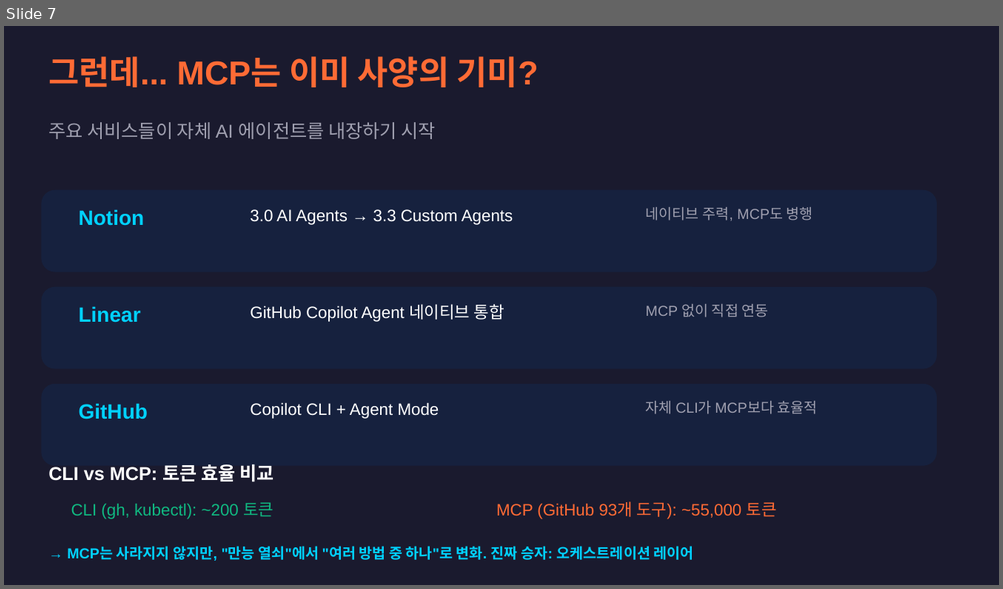
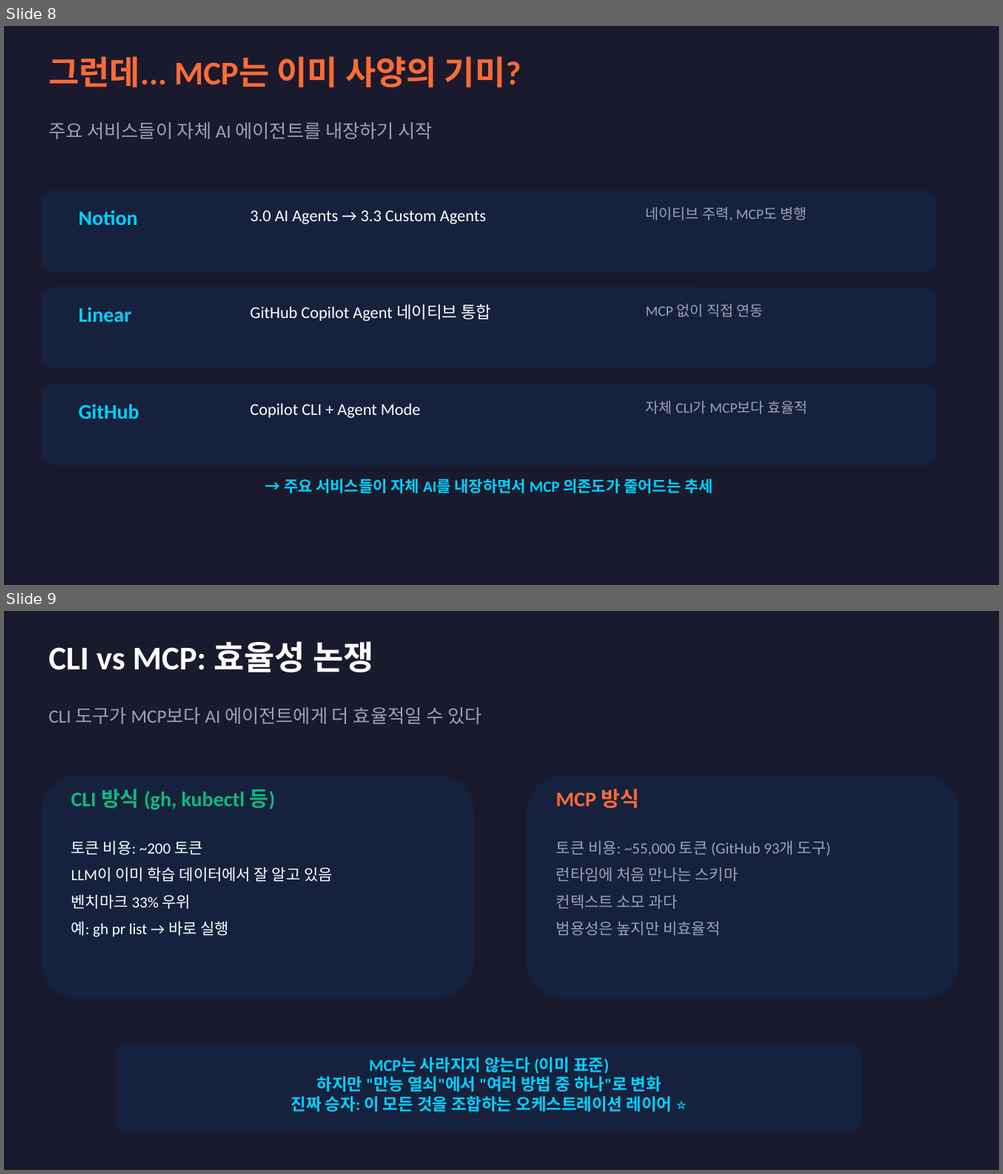
Before and after one commit to givethedog/ppt-maker, a slide deck: AI_트렌드_2025-2026.pptx. Shown one above the other, each under a label of ours: slide 7 before the commit, slides 8 and 9 after it. The pictures are 1003x589 and 1003x1174 pixels, drawn with LibreOffice and Linux fonts; fonts in the diff are those of the drawing. Boxes give left, top, right and bottom in pixels: in the first picture for what was removed or moved away, otherwise in the second. Text is boxed around its words. In the diff, an @@ line names an element or a change of style, - is before the commit and + after.

```diff
--- a/AI_트렌드_2025-2026.pptx
+++ b/AI_트렌드_2025-2026.pptx
@@ slide 9 added at (4, 611, 999, 1170), background #1A1A2E @@
@@ text added at (48, 641, 373, 672), 32 pt, text #FFFFFF, bold @@
+CLI vs MCP: 효율성 논쟁
@@ text added at (48, 707, 481, 724), 18 pt, text #A0A0B0 @@
+CLI 도구가 MCP보다 AI 에이전트에게 더 효율적일 수 있다
@@ rounded rectangle added at (41, 775, 474, 999), fill #16213E @@
@@ rounded rectangle added at (526, 775, 959, 999), fill #16213E @@
@@ text added at (71, 789, 276, 810), 20 pt, text #10B981, bold @@
+CLI 방식 (gh, kubectl 등)
@@ text added at (556, 789, 639, 809), 20 pt, text #FF6B35, bold @@
+MCP 방식
@@ text added at (71, 840, 333, 937), 15 pt, text #FFFFFF @@
+토큰 비용: ~200 토큰
+LLM이 이미 학습 데이터에서 잘 알고 있음
+벤치마크 33% 우위
+예: gh pr list → 바로 실행
@@ text added at (556, 840, 831, 936), 15 pt, text #A0A0B0 @@
+토큰 비용: ~55,000 토큰 (GitHub 93개 도구)
+런타임에 처음 만나는 스키마
+컨텍스트 소모 과다
+범용성은 높지만 비효율적
@@ rounded rectangle added at (116, 1044, 862, 1133), fill #16213E @@
@@ text added at (291, 1057, 671, 1112), 16 pt, text #00D2FF, bold @@
+MCP는 사라지지 않는다 (이미 표준)
+하지만 "만능 열쇠"에서 "여러 방법 중 하나"로 변화
+진짜 승자: 이 모든 것을 조합하는 오케스트레이션 레이어 ⭐
@@ what was slide 7 is now slide 8 @@
@@ slide 8 changed as well @@
@@ font Arial to Calibri in 11 elements at (48, 56, 521, 87), (48, 122, 432, 139), (79, 210, 138, 225), (250, 210, 486, 224), (646, 207, 807, 221), (79, 307, 132, 322), (250, 304, 491, 321), (646, 304, 763, 318), (79, 404, 139, 419), (250, 403, 421, 418), (646, 401, 807, 414) @@
@@ text at (284, 479, 713, 494): text changed; size 18 to 15 pt; font Arial to Calibri; text colour #FFFFFF to #00D2FF @@
-CLI vs MCP: 토큰 효율 비교
+→ 주요 서비스들이 자체 AI를 내장하면서 MCP 의존도가 줄어드는 추세
@@ text removed at (71, 503, 273, 520) @@
-CLI (gh, kubectl): ~200 토큰
@@ text removed at (496, 503, 777, 520) @@
-MCP (GitHub 93개 도구): ~55,000 토큰
@@ text removed at (67, 546, 694, 561) @@
-→ MCP는 사라지지 않지만, "만능 열쇠"에서 "여러 방법 중 하나"로 변화. 진짜 승자: 오케스트레이션 레이어
```
Also in this commit, not shown: 24 other slides changed, 3 other slides added, 2 other files.
